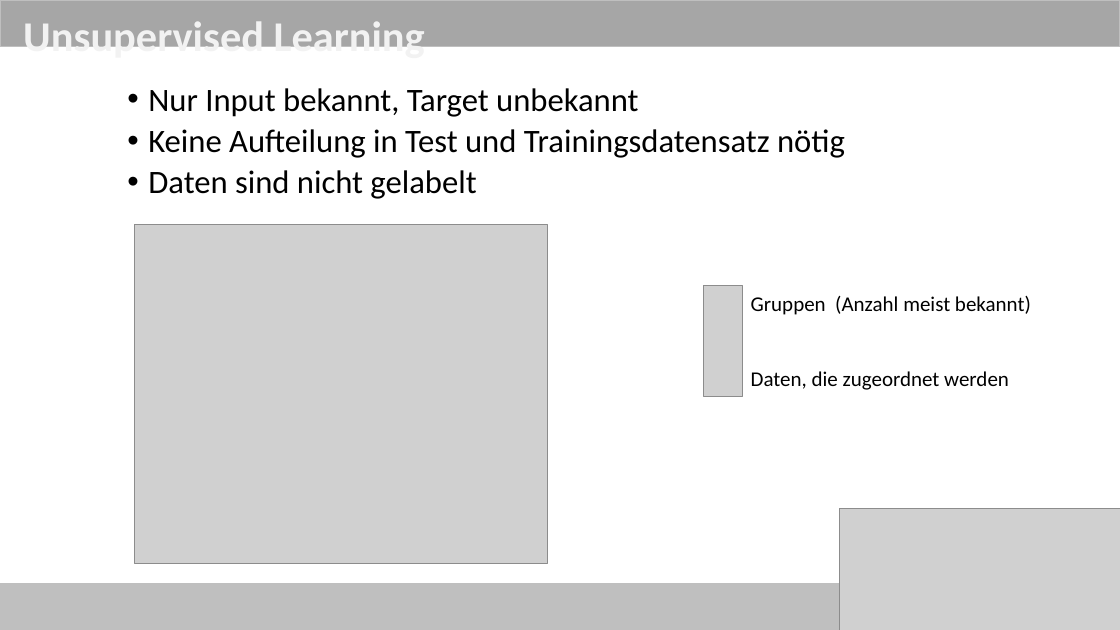
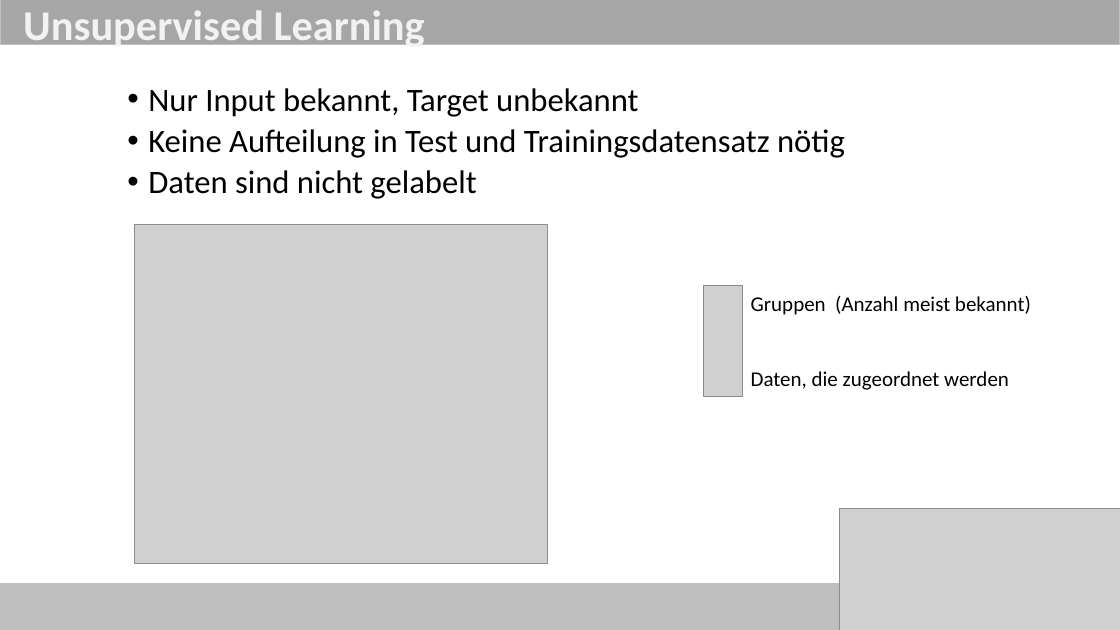
Before and after one commit to ob-algdatii-ss18/leistungsnachweis-firststeptoworlddomination, a slide deck: slide 5 of Reinforcement Learning.pptx. Drawn at 1120x630 pixels with LibreOffice and Linux fonts; fonts in the diff are those of the drawing; grey boxes stand for pictures. Boxes give left, top, right and bottom in pixels: in the first picture for what was removed or moved away, otherwise in the second. Text is boxed around its words. In the diff, an @@ line names an element or a change of style, - is before the commit and + after.

```diff
--- a/Reinforcement Learning.pptx
+++ b/Reinforcement Learning.pptx
@@ text "Unsupervised Learning" rewrapped from <box>23,16,425,46</box> to <box>23,10,425,51</box> @@
```
Also in this commit, not shown: 1 other slide changed.
